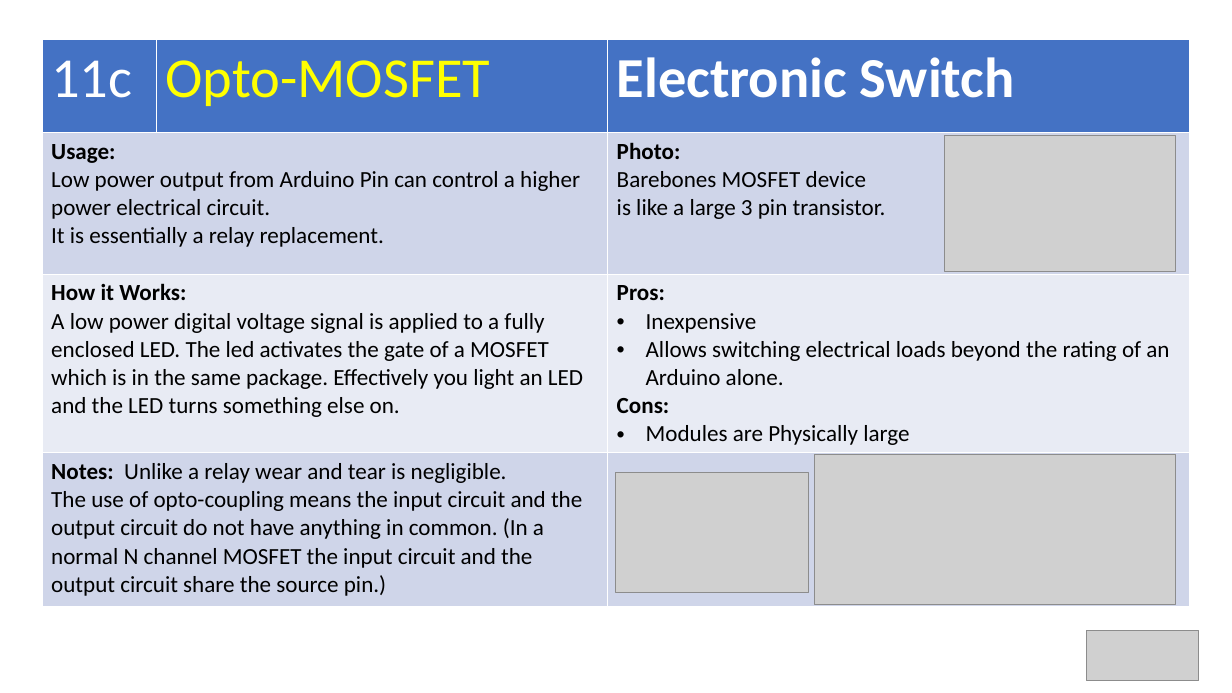
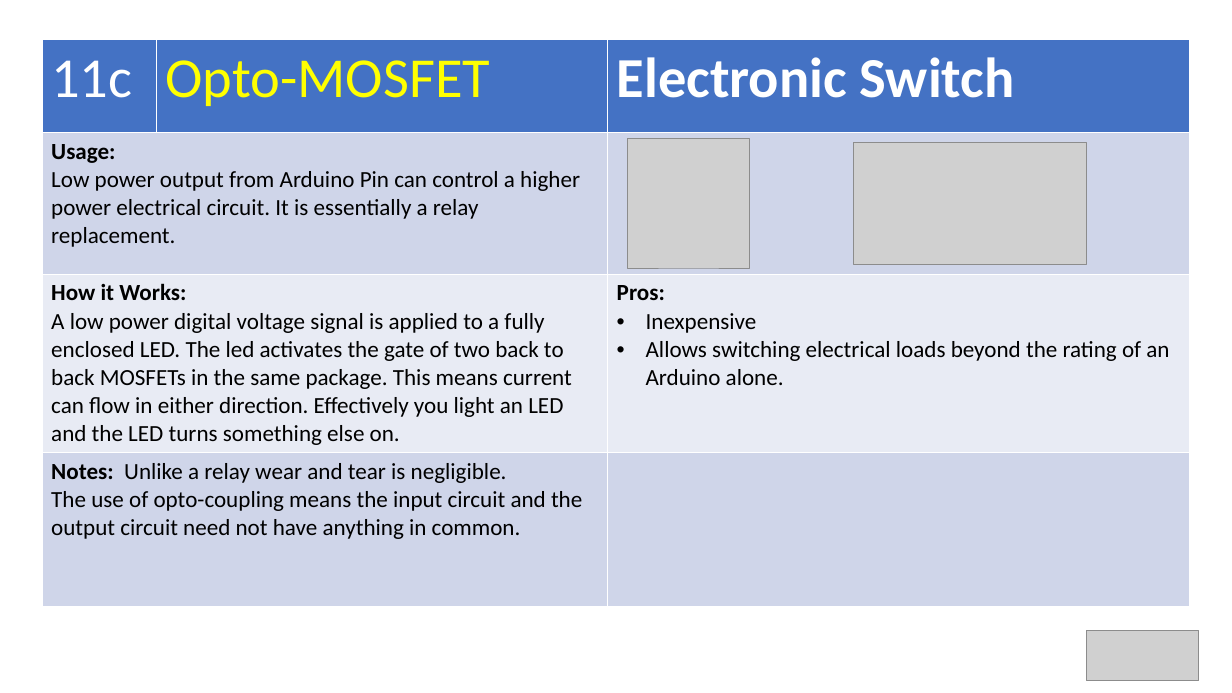
Before and after one commit to Alan-Lomax/MERG-SIG-Presentations, a slide deck: slide 28 of Arduino IO Compendium R2.pptx. Drawn at 1232x693 pixels with LibreOffice and Linux fonts; fonts in the diff are those of the drawing; grey boxes stand for pictures. Boxes give left, top, right and bottom in pixels: in the first picture for what was removed or moved away, otherwise in the second. Text is boxed around its words. In the diff, an @@ line names an element or a change of style, - is before the commit and + after.

Commit message:
Added page on MosFet
Added Mosfet device as a relay replacement

```diff
--- a/Arduino IO Compendium R2.pptx
+++ b/Arduino IO Compendium R2.pptx
@@ table at box(42, 40, 1189, 604) @@
-row 2, column 1: Usage: / Low power output from Arduino Pin can control a higher power electrical circuit. / It is essentially a relay replacement.
+row 2, column 1: Usage: / Low power output from Arduino Pin can control a higher power electrical circuit. It is essentially a relay replacement.
-row 2, column 3: Photo: / Barebones MOSFET device / is like a large 3 pin transistor.
+row 2, column 3: 
-row 3, column 1: How it Works: / A low power digital voltage signal is applied to a fully enclosed LED. The led activates the gate of a MOSFET which is in the same package. Effectively you light an LED and the LED turns something else on.
+row 3, column 1: How it Works: / A low power digital voltage signal is applied to a fully enclosed LED. The led activates the gate of two back to back MOSFETs in the same package. This means current can flow in either direction. Effectively you light an LED and the LED turns something else on.
-row 3, column 3: Pros: / Inexpensive / Allows switching electrical loads beyond the rating of an Arduino alone. / Cons: / Modules are Physically large
+row 3, column 3: Pros: / Inexpensive / Allows switching electrical loads beyond the rating of an Arduino alone.
-row 4, column 1: Notes: Unlike a relay wear and tear is negligible. / The use of opto-coupling means the input circuit and the output circuit do not have anything in common. (In a normal N channel MOSFET the input circuit and the output circuit share the source pin.)
+row 4, column 1: Notes: Unlike a relay wear and tear is negligible. / The use of opto-coupling means the input circuit and the output circuit need not have anything in common.
@@ picture added at box(628, 139, 750, 268) @@
@@ picture added at box(854, 142, 1086, 265) @@
@@ picture removed at box(945, 136, 1176, 271) @@
@@ picture removed at box(616, 473, 809, 593) @@
@@ picture removed at box(815, 455, 1176, 604) @@
```
Also in this commit, not shown: 1 other slide changed.
